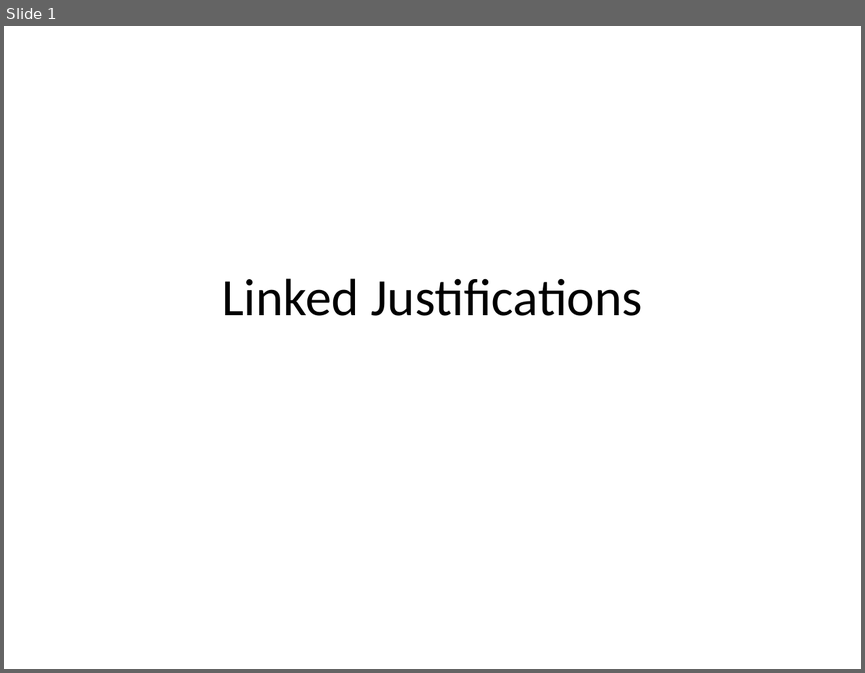
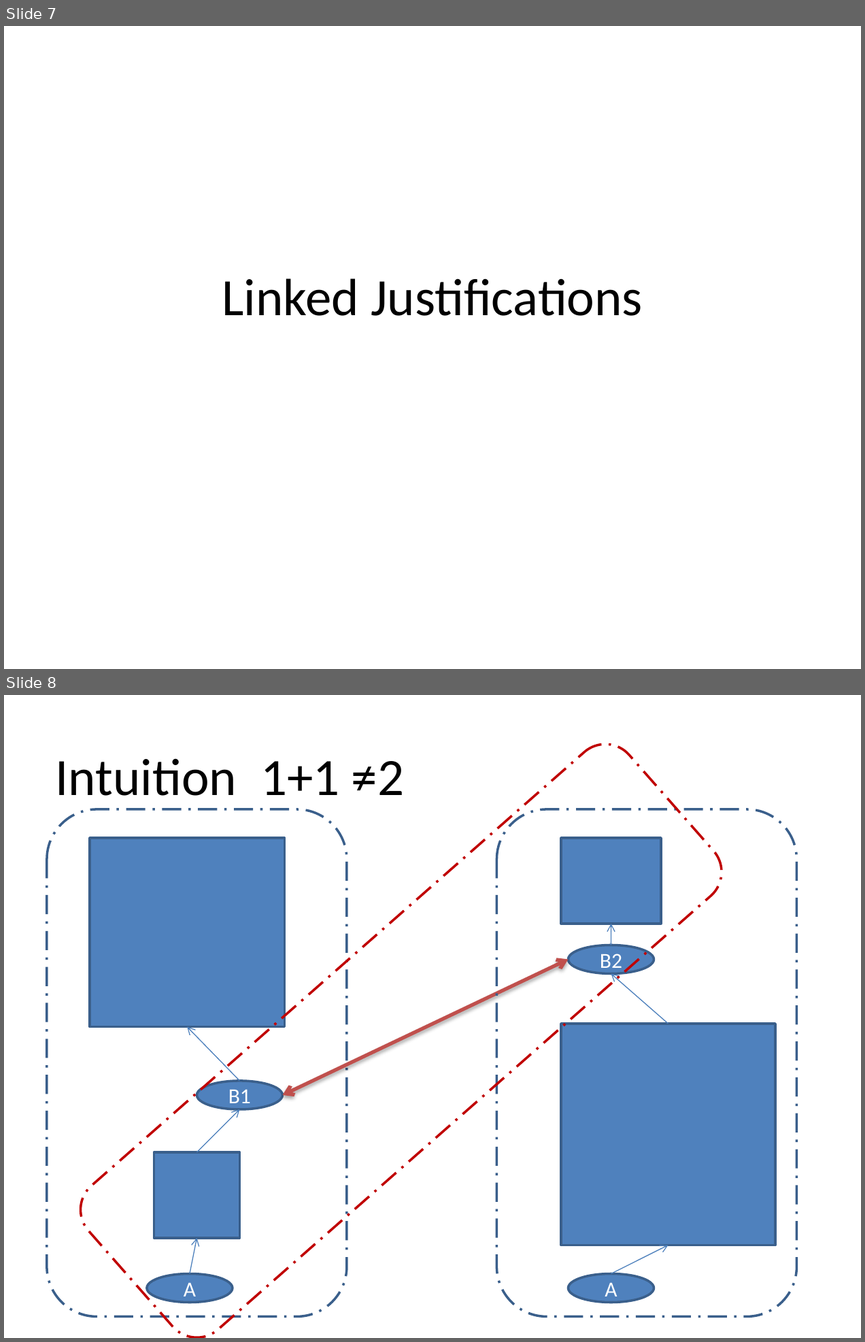
Before and after one commit to lidingpku/inference-web, a slide deck: trunk/iw3/doc/proof-combine.pptx. Shown one above the other, each under a label of ours: slide 1 before the commit, slides 7 and 8 after it. The pictures are 865x673 and 865x1342 pixels, drawn with LibreOffice and Linux fonts; fonts in the diff are those of the drawing. Boxes give left, top, right and bottom in pixels: in the first picture for what was removed or moved away, otherwise in the second. Text is boxed around its words. In the diff, an @@ line names an element or a change of style, - is before the commit and + after.

```diff
--- a/trunk/iw3/doc/proof-combine.pptx
+++ b/trunk/iw3/doc/proof-combine.pptx
@@ slide 8 added at [4,695,861,1338], background #FFFFFF @@
@@ rounded rectangle added at [68,731,734,1338], outline #C00000 2 pt dashed @@
@@ title added at [56,758,404,796], 44 pt, text #000000 @@
+Intuition 1+1 ≠2
@@ rounded rectangle added at [47,809,347,1317], outline #3A5F8C 2 pt dashed @@
@@ rounded rectangle added at [496,809,797,1317], outline #3A5F8C 2 pt dashed @@
@@ rectangle added at [90,838,284,1027], fill #4F81BD, outline #3A5F8C 2 pt @@
@@ rectangle added at [561,838,661,923], fill #4F81BD, outline #3A5F8C 2 pt @@
@@ arrow added from (611, 945) to (611, 923), #4B7EBC 0.75 pt @@
@@ double arrow added from (283, 1095) to (568, 959), #C0504D 3 pt @@
@@ ellipse added at [568,945,653,974], fill #4F81BD, outline #3A5F8C 2 pt, 18 pt, text #FFFFFF @@
+B2
@@ arrow added from (668, 1023) to (611, 974), #4B7EBC 0.75 pt @@
@@ arrow added from (239, 1081) to (188, 1027), #4B7EBC 0.75 pt @@
@@ rectangle added at [561,1023,775,1244], fill #4F81BD, outline #3A5F8C 2 pt @@
@@ ellipse added at [197,1081,283,1109], fill #4F81BD, outline #3A5F8C 2 pt, 18 pt, text #FFFFFF @@
+B1
@@ arrow added from (197, 1152) to (239, 1109), #4B7EBC 0.75 pt @@
@@ rectangle added at [154,1152,239,1238], fill #4F81BD, outline #3A5F8C 2 pt @@
@@ arrow added from (190, 1273) to (197, 1238), #4B7EBC 0.75 pt @@
@@ arrow added from (611, 1273) to (668, 1245), #4B7EBC 0.75 pt @@
@@ ellipse added at [147,1273,232,1302], fill #4F81BD, outline #3A5F8C 2 pt, 18 pt, text #FFFFFF @@
+A
@@ ellipse added at [568,1273,653,1302], fill #4F81BD, outline #3A5F8C 2 pt, 18 pt, text #FFFFFF @@
+A
@@ what was slide 1 is now slide 7 @@
```
Also in this commit, not shown: 30 other slides added.
